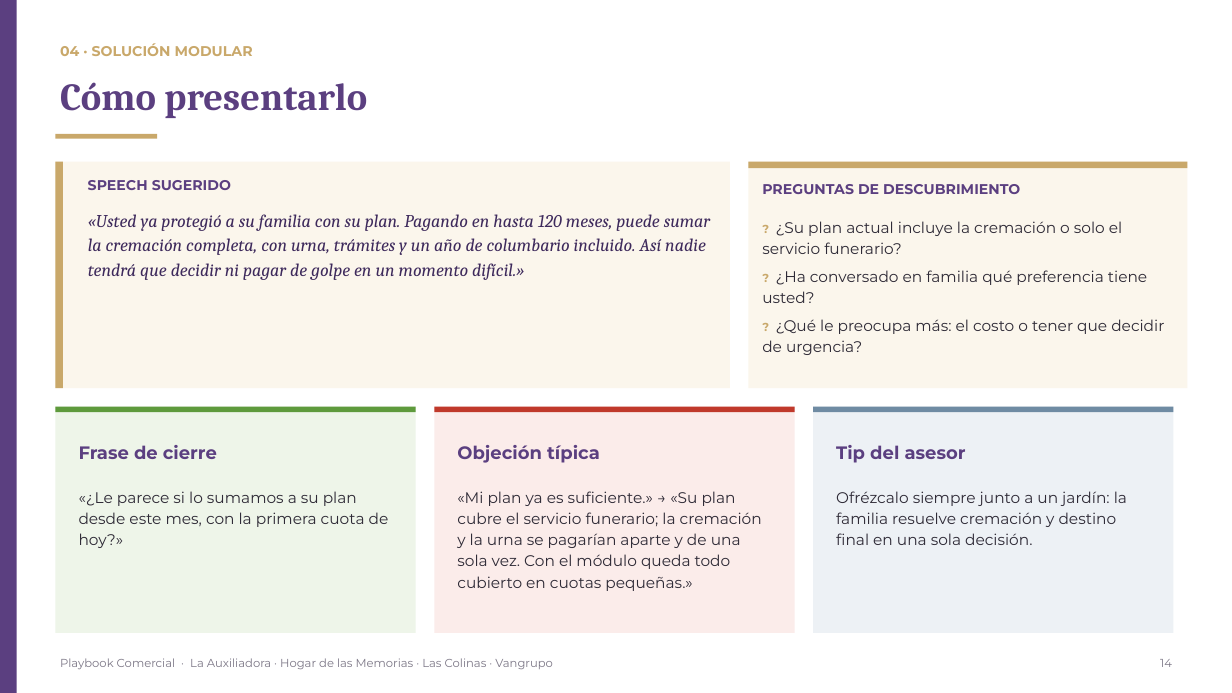
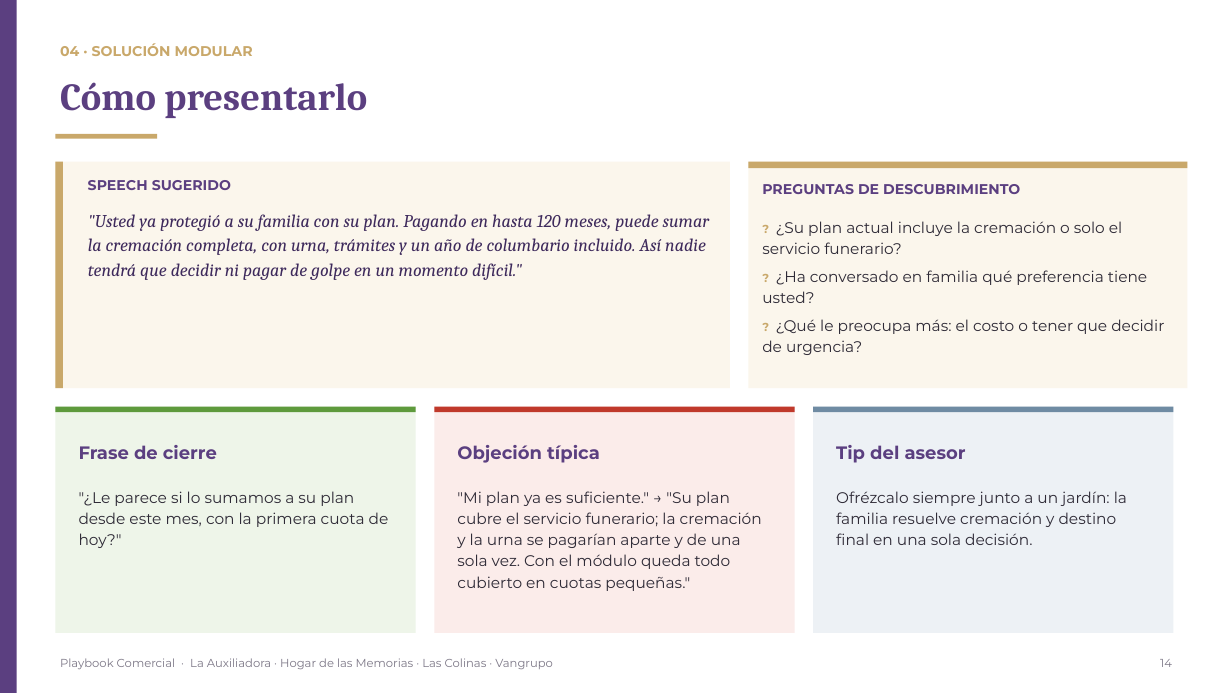
Before and after one commit to os267/teste, a slide deck: slide 14 of playbook/salida/Playbook_Comercial_Cremacion_Vangrupo.pptx. Drawn at 1232x693 pixels with LibreOffice and Linux fonts; fonts in the diff are those of the drawing. Boxes give left, top, right and bottom in pixels: in the first picture for what was removed or moved away, otherwise in the second. Text is boxed around its words. In the diff, an @@ line names an element or a change of style, - is before the commit and + after.

```diff
--- a/playbook/salida/Playbook_Comercial_Cremacion_Vangrupo.pptx
+++ b/playbook/salida/Playbook_Comercial_Cremacion_Vangrupo.pptx
@@ text at (88,214,709,280): text changed @@
-«Usted ya protegió a su familia con su plan. Pagando en hasta 120 meses, puede sumar la cremación completa, con urna, trámites y un año de columbario incluido. Así nadie tendrá que decidir ni pagar de golpe en un momento difícil.»
+"Usted ya protegió a su familia con su plan. Pagando en hasta 120 meses, puede sumar la cremación completa, con urna, trámites y un año de columbario incluido. Así nadie tendrá que decidir ni pagar de golpe en un momento difícil."
@@ text at (79,491,389,548): text changed @@
-«¿Le parece si lo sumamos a su plan desde este mes, con la primera cuota de hoy?»
+"¿Le parece si lo sumamos a su plan desde este mes, con la primera cuota de hoy?"
@@ text at (457,491,762,591): text changed @@
-«Mi plan ya es suficiente.» → «Su plan cubre el servicio funerario; la cremación y la urna se pagarían aparte y de una sola vez. Con el módulo queda todo cubierto en cuotas pequeñas.»
+"Mi plan ya es suficiente." → "Su plan cubre el servicio funerario; la cremación y la urna se pagarían aparte y de una sola vez. Con el módulo queda todo cubierto en cuotas pequeñas."
```
Also in this commit, not shown: 20 other slides changed, 10 other files.
